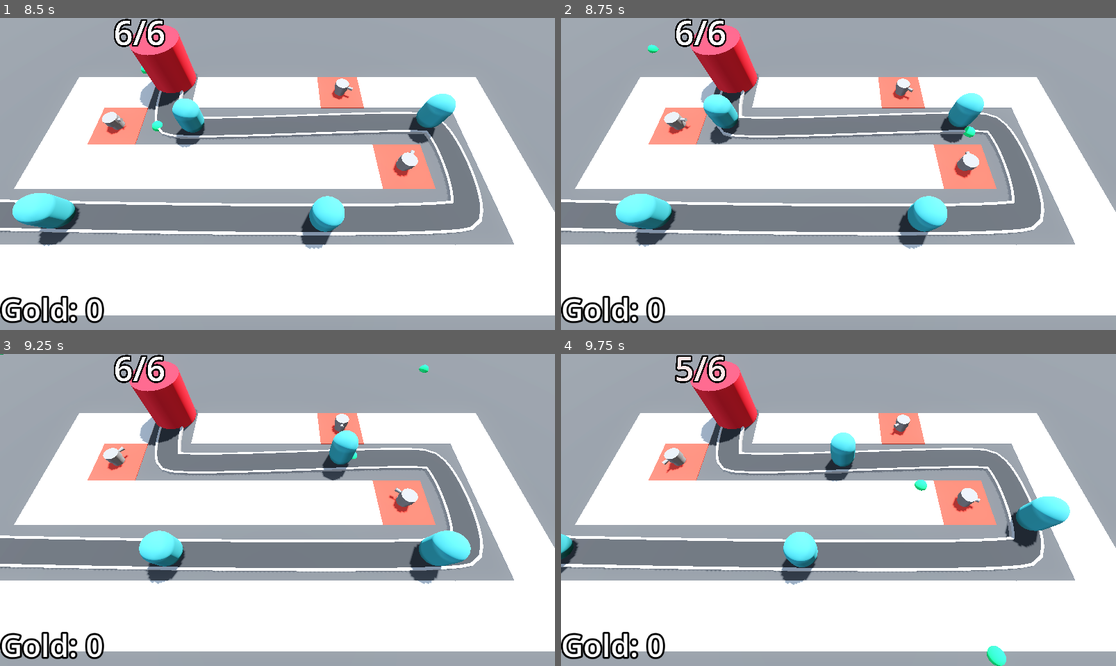
Above: before the commit, frames 1-4 (two rows, left to right).
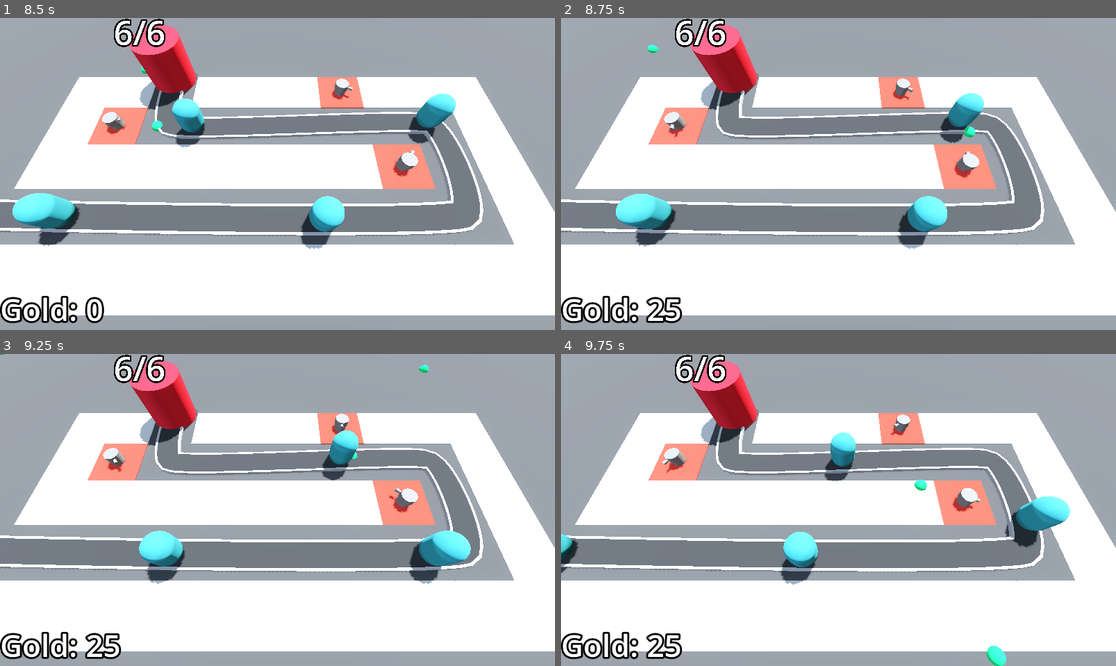
Above: after the commit, the same moments.

Repository: Rubix334/Barbarian_blaster
Game: Godot game, scene res://base_level.tscn
Two runs of this game, one before a commit and one after it. Both use one fixed random seed, a clock stepped at 60 frames per second and the inputs below.
Inputs (mouse positions are in pixels of both pictures, inside the frame that each line leads up to):
- Up to frame 1 (8.5 s): tap Enter at 0.5, 2 s; move the mouse to (399, 158) at 0.52 s; click (399, 158) at 0.6 s; tap Space at 1.25 s; move the mouse to (166, 189) at 1.27 s; click (166, 189) at 1.35 s; move the mouse to (333, 105) at 2.02 s; click (333, 105) at 2.1 s; move the mouse to (249, 236) at 2.77 s; click (249, 236) at 2.85 s; move the mouse to (444, 220) at 3.52 s; click (444, 220) at 3.6 s; move the mouse to (111, 127) at 4.27 s; click (111, 127) at 4.35 s; move the mouse to (305, 174) at 5.02 s; click (305, 174) at 5.1 s; move the mouse to (194, 96) at 5.77 s; click (194, 96) at 5.85 s; move the mouse to (399, 158) at 6.52 s; click (399, 158) at 6.6 s; move the mouse to (166, 189) at 7.27 s; click (166, 189) at 7.35 s; move the mouse to (333, 105) at 8.02 s; click (333, 105) at 8.1 s
- Up to frame 2 (8.75 s): no input
- Up to frame 3 (9.25 s): move the mouse to (249, 572) at 8.77 s; click (249, 572) at 8.85 s
- Up to frame 4 (9.75 s): move the mouse to (1005, 556) at 9.52 s; click (1005, 556) at 9.6 s

Frame 1 is identical in both runs. In frame 2, 1.1% of the frame differs, in the area x 15-33%, y 24-98%; in frame 3, 0.4%; in frame 4, 0.4%.

Commit message:
difficulty curve

Diff:
--- a/Enemy/Enemy_path.gd
+++ b/Enemy/Enemy_path.gd
@@ -4,8 +4,8 @@
 @export var difficulty_manager : Node
 func spawn_enemy() -> void:
 	var new_enemy = enemy_scene.instantiate()
+	new_enemy.max_health = difficulty_manager.get_enemy_health()
 	add_child(new_enemy)
-	new_enemy.progress_ratio = 0
 	timer.wait_time = difficulty_manager.get_spawn_time()
 
 
--- a/base_level.tscn
+++ b/base_level.tscn
@@ -45,10 +45,13 @@
 albedo_color = Color(0.75819176, 0.7581918, 0.75819165, 1)
 
 [sub_resource type="Curve" id="Curve_xjg0i"]
+_limits = [10.0, 150.0, 0.0, 1.0]
+_data = [Vector2(0, 10), 0.0, 140.0, 0, 1, Vector2(1, 150), 140.0, 0.0, 1, 0]
+point_count = 2
 
-[node name="BaseLevel" type="Node3D"]
+[node name="BaseLevel" type="Node3D" unique_id=1009587592]
 
-[node name="Bank" type="MarginContainer" parent="." groups=["bank"]]
+[node name="Bank" type="MarginContainer" parent="." unique_id=2072015530 groups=["bank"]]
 anchors_preset = 15
 anchor_right = 1.0
 anchor_bottom = 1.0
@@ -57,7 +60,7 @@
 mouse_filter = 2
 script = ExtResource("1_bkkah")
 
-[node name="Label" type="Label" parent="Bank"]
+[node name="Label" type="Label" parent="Bank" unique_id=1044859821]
 layout_mode = 2
 size_flags_horizontal = 0
 size_flags_vertical = 8
@@ -65,25 +68,25 @@
 label_settings = SubResource("LabelSettings_2elnx")
 vertical_alignment = 2
 
-[node name="WorldEnvironment" type="WorldEnvironment" parent="."]
+[node name="WorldEnvironment" type="WorldEnvironment" parent="." unique_id=258997041]
 environment = SubResource("Environment_5vx1e")
 
-[node name="DirectionalLight3D" type="DirectionalLight3D" parent="."]
+[node name="DirectionalLight3D" type="DirectionalLight3D" parent="." unique_id=2121255871]
 transform = Transform3D(-0.8660254, -0.43301278, 0.25, 0, 0.49999997, 0.86602545, -0.50000006, 0.75, -0.43301266, 0, 0, 0)
 shadow_enabled = true
 
-[node name="CSGBox3D" type="CSGBox3D" parent="."]
+[node name="CSGBox3D" type="CSGBox3D" parent="." unique_id=342227571]
 transform = Transform3D(1, 0, 0, 0, 1, 0, 0, 0, 1, 0, -1, 0)
 size = Vector3(100, 2, 100)
 material = SubResource("StandardMaterial3D_bo3yr")
 
-[node name="RayPickerCamera" parent="." node_paths=PackedStringArray("turret_manger", "gridmap") instance=ExtResource("1_3o4py")]
+[node name="RayPickerCamera" parent="." unique_id=1306902138 node_paths=PackedStringArray("turret_manger", "gridmap") instance=ExtResource("1_3o4py")]
 transform = Transform3D(1, 0, 0, 0, 0.42261824, 0.9063078, 0, -0.9063078, 0.42261824, 0, 14.5, 9.5)
 turret_manger = NodePath("../TurretManager")
 gridmap = NodePath("../GridMap")
 difficulty = "easy"
 
-[node name="GridMap" type="GridMap" parent="."]
+[node name="GridMap" type="GridMap" parent="." unique_id=826231386]
 mesh_library = ExtResource("1_bo3yr")
 cell_size = Vector3(4, 4, 4)
 cell_center_y = false
@@ -92,17 +95,17 @@
 }
 metadata/_editor_floor_ = Vector3(0, 0, 0)
 
-[node name="EnemyPath" type="Path3D" parent="." node_paths=PackedStringArray("difficulty_manager")]
+[node name="EnemyPath" type="Path3D" parent="." unique_id=1817767257 node_paths=PackedStringArray("difficulty_manager")]
 curve = SubResource("Curve3D_bo3yr")
 script = ExtResource("3_2elnx")
 enemy_scene = ExtResource("2_5vx1e")
 difficulty_manager = NodePath("../DifficultyManager")
 
-[node name="Timer" type="Timer" parent="EnemyPath"]
+[node name="Timer" type="Timer" parent="EnemyPath" unique_id=1611452188]
 wait_time = 2.0
 autostart = true
 
-[node name="Road" type="CSGPolygon3D" parent="EnemyPath"]
+[node name="Road" type="CSGPolygon3D" parent="EnemyPath" unique_id=1924973000]
 polygon = PackedVector2Array(-1, 0, -1, 0.2, 1, 0.2, 1, 0)
 mode = 2
 path_node = NodePath("..")
@@ -117,7 +120,7 @@
 path_joined = false
 material = SubResource("StandardMaterial3D_5vx1e")
 
-[node name="LeftEdge" type="CSGPolygon3D" parent="EnemyPath"]
+[node name="LeftEdge" type="CSGPolygon3D" parent="EnemyPath" unique_id=2079382657]
 polygon = PackedVector2Array(-1.1, 0, -1.1, 0.25, -0.9, 0.25, -0.9, 0)
 mode = 2
 path_node = NodePath("..")
@@ -132,7 +135,7 @@
 path_joined = false
 material = SubResource("StandardMaterial3D_eesb3")
 
-[node name="RightEdge" type="CSGPolygon3D" parent="EnemyPath"]
+[node name="RightEdge" type="CSGPolygon3D" parent="EnemyPath" unique_id=2051211509]
 polygon = PackedVector2Array(1.1, 0, 1.1, 0.25, 0.9, 0.25, 0.9, 0)
 mode = 2
 path_node = NodePath("..")
@@ -147,16 +150,16 @@
 path_joined = false
 material = SubResource("StandardMaterial3D_eesb3")
 
-[node name="Base" parent="." instance=ExtResource("3_eesb3")]
+[node name="Base" parent="." unique_id=1003186674 instance=ExtResource("3_eesb3")]
 transform = Transform3D(1, 0, 0, 0, 1, 0, 0, 0, 1, -10.17345, 0, -7.665709)
 max_health = 6
 
-[node name="TurretManager" type="Node3D" parent="." node_paths=PackedStringArray("enemy_path")]
+[node name="TurretManager" type="Node3D" parent="." unique_id=801534977 node_paths=PackedStringArray("enemy_path")]
 script = ExtResource("5_ftfrf")
 turret = ExtResource("6_u2wky")
 enemy_path = NodePath("../EnemyPath")
 
-[node name="DifficultyManager" parent="." instance=ExtResource("9_xjg0i")]
+[node name="DifficultyManager" parent="." unique_id=2079664124 instance=ExtResource("9_xjg0i")]
 enemy_health_curve = SubResource("Curve_xjg0i")
 
 [connection signal="timeout" from="EnemyPath/Timer" to="EnemyPath" method="_on_timer_timeout"]
--- a/difficulty_manager.gd
+++ b/difficulty_manager.gd
@@ -17,3 +17,6 @@
 
 func get_spawn_time() -> float:
 	return spawn_time_curve.sample(game_progress_ratio())
+
+func get_enemy_health() -> float:
+	return enemy_health_curve.sample(game_progress_ratio())
--- a/project.godot
+++ b/project.godot
@@ -8,11 +8,15 @@
 
 config_version=5
 
+[animation]
+
+compatibility/default_parent_skeleton_in_mesh_instance_3d=true
+
 [application]
 
 config/name="Barbarian Blaster"
 run/main_scene="uid://dtcnxxofouqf8"
-config/features=PackedStringArray("4.5", "Forward Plus")
+config/features=PackedStringArray("4.6", "Forward Plus")
 config/icon="res://icon.svg"
 
 [global_group]
Not shown: 1 places in MeshLibraries/space_library.tres that only renumber resources
Not shown: 1 places in base_level.tscn that only renumber resources
